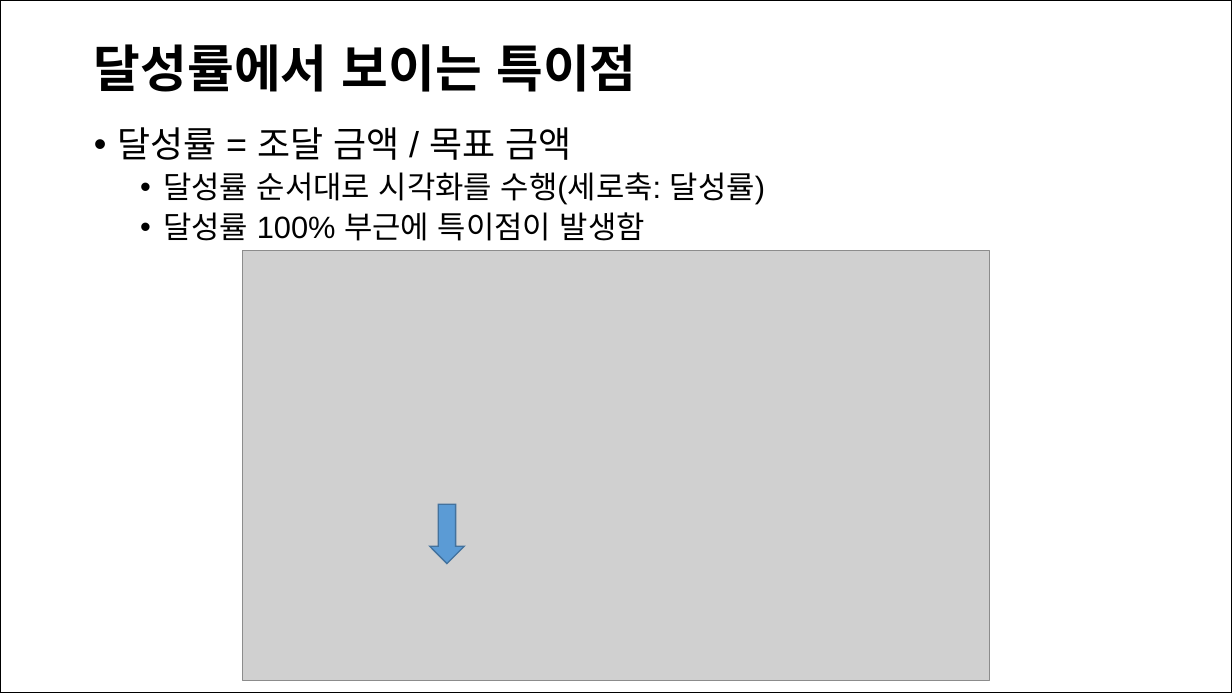
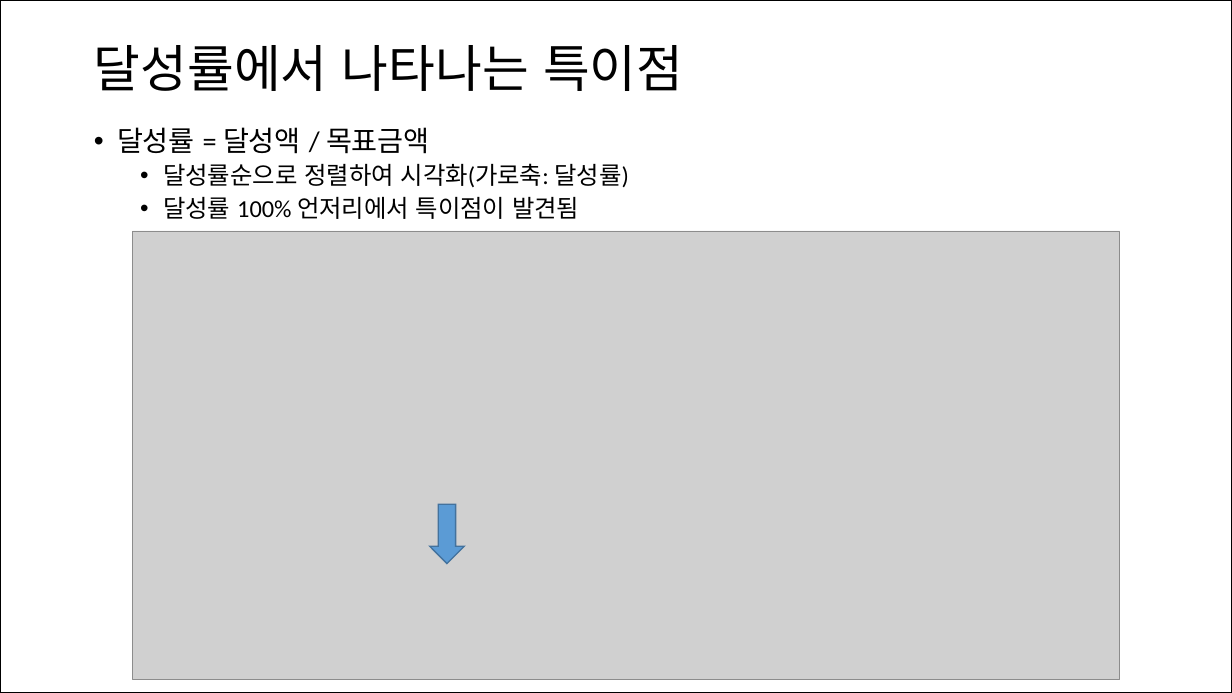
Before and after one commit to oreilly-japan/ml-at-work, a slide deck: slide 6 of chap09/kickstarter_slide.pptx. Drawn at 1232x693 pixels with LibreOffice and Linux fonts; fonts in the diff are those of the drawing; grey boxes stand for pictures. Boxes give left, top, right and bottom in pixels: in the first picture for what was removed or moved away, otherwise in the second. Text is boxed around its words. In the diff, an @@ line names an element or a change of style, - is before the commit and + after.

```diff
--- a/chap09/kickstarter_slide.pptx
+++ b/chap09/kickstarter_slide.pptx
@@ title at box(94, 45, 683, 91): text changed; font Arial to Calibri; bold off @@
-달성률에서 보이는 특이점
+달성률에서 나타나는 특이점
@@ text at box(117, 127, 629, 219): text changed; size 24 to 19 pt; font Arial to Calibri @@
-• 달성률 = 조달 금액 / 목표 금액
-  • 달성률 순서대로 시각화를 수행(세로축: 달성률)
-  • 달성률 100% 부근에 특이점이 발생함
+• 달성률 = 달성액 / 목표금액
+  • 달성률순으로 정렬하여 시각화(가로축: 달성률)
+  • 달성률 100% 언저리에서 특이점이 발견됨
@@ picture: place and size @@
-picture at box(243, 250, 990, 681)
+picture at box(133, 231, 1120, 679)
```
Also in this commit, not shown: 12 other slides changed, 6 slides added, 6 slides removed, 8 other files.
